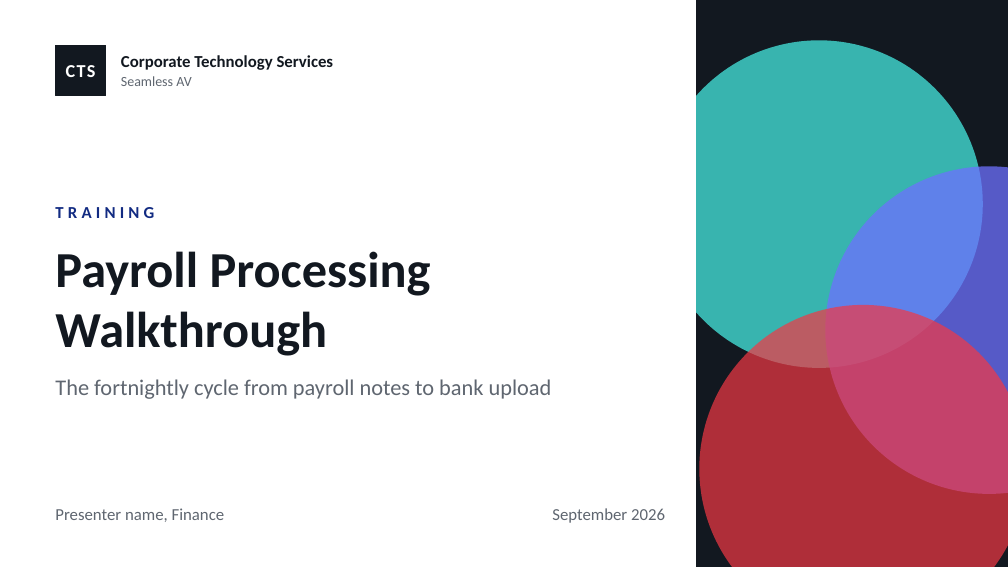
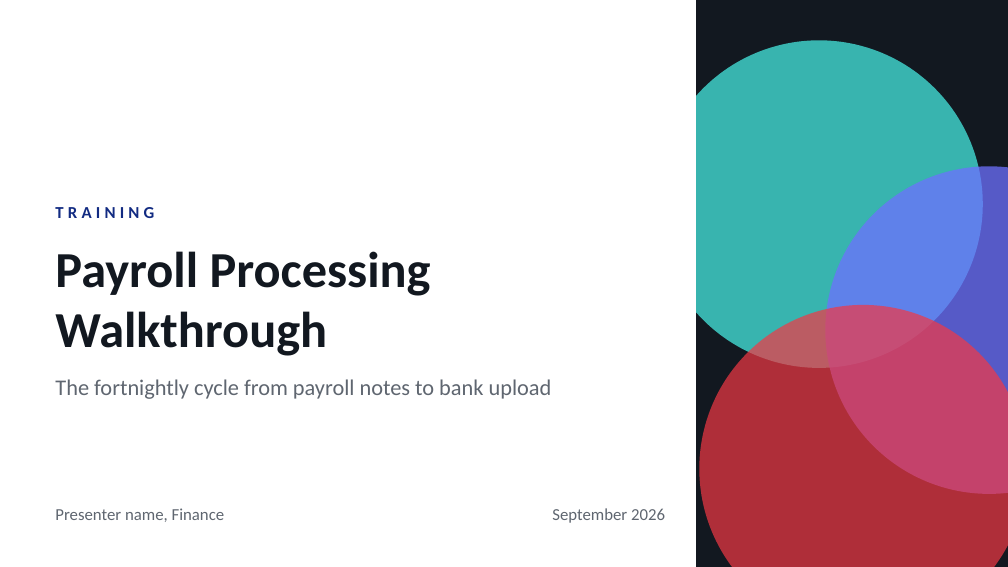
Before and after one commit to WesleyNelson-O33/Claude, a slide deck: slide 2 of presentation/CTS Presentation Template.pptx. Drawn at 1008x567 pixels with LibreOffice and Linux fonts; fonts in the diff are those of the drawing; background and template pictures are left out. Boxes give left, top, right and bottom in pixels: in the first picture for what was removed or moved away, otherwise in the second. Text is boxed around its words. In the diff, an @@ line names an element or a change of style, - is before the commit and + after.

```diff
--- a/presentation/CTS Presentation Template.pptx
+++ b/presentation/CTS Presentation Template.pptx
@@ rectangle removed at [55, 45, 106, 96] @@
@@ text removed at [121, 55, 334, 70] @@
-Corporate Technology Services
@@ text removed at [66, 65, 96, 77] @@
-CTS
@@ text removed at [121, 76, 191, 86] @@
-Seamless AV
```
Also in this commit, not shown: 7 other slides changed, 10 other files.
